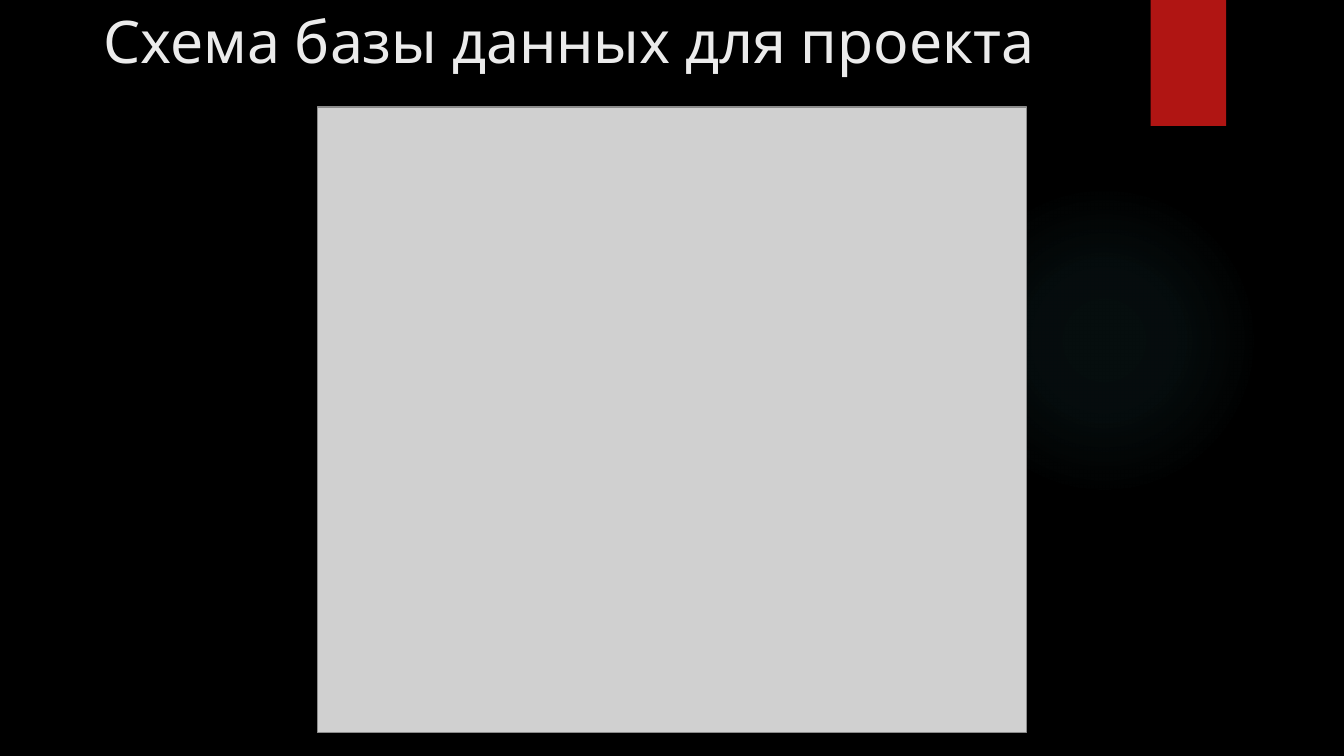
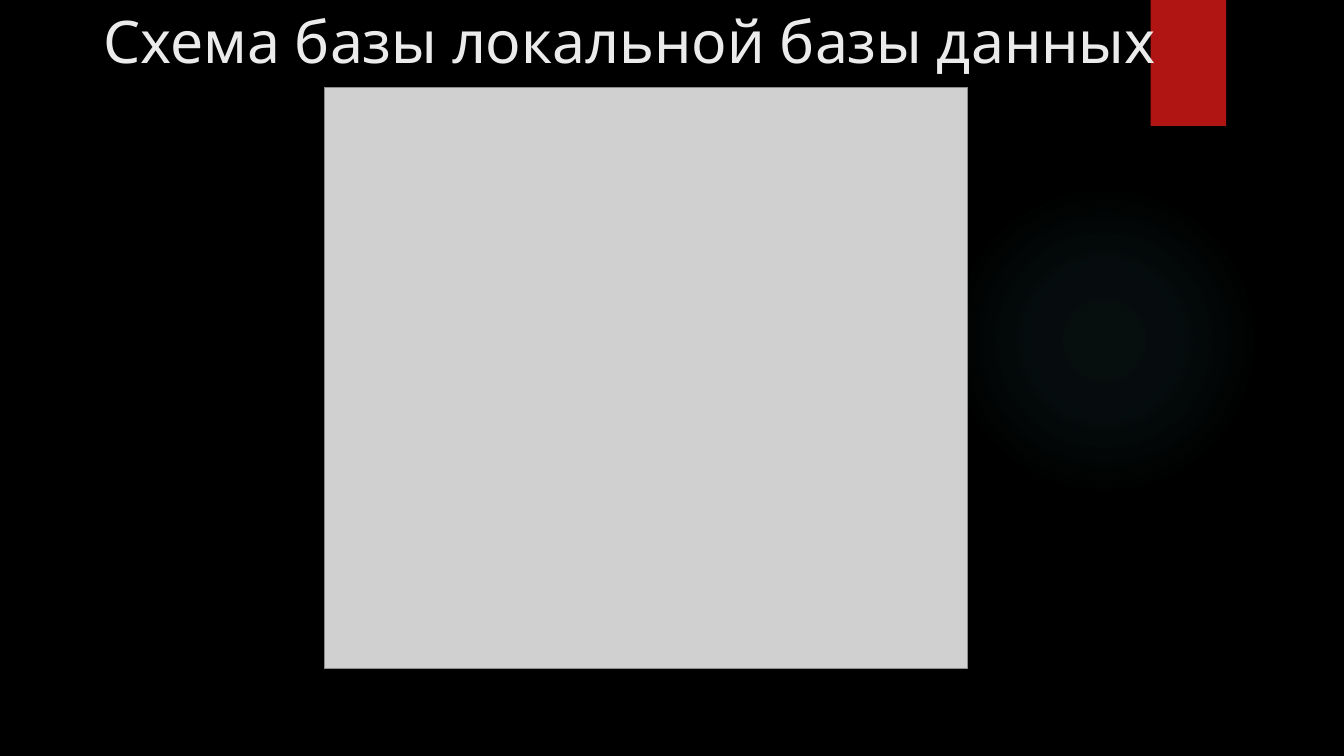
Before and after one commit to GENDOSMAL/Diplom, a slide deck: slide 10 of Documentation/Презентация к защите.pptx. Drawn at 1344x756 pixels with LibreOffice and Linux fonts; fonts in the diff are those of the drawing; grey boxes stand for pictures; background and template pictures are left out. Boxes give left, top, right and bottom in pixels: in the first picture for what was removed or moved away, otherwise in the second. Text is boxed around its words. In the diff, an @@ line names an element or a change of style, - is before the commit and + after.

```diff
--- a/Documentation/Презентация к защите.pptx
+++ b/Documentation/Презентация к защите.pptx
@@ title at <box>103,9,1156,79</box>: text changed @@
-Схема базы данных для проекта
+Схема базы локальной базы данных
@@ picture: place and size @@
-picture at <box>318,107,1026,733</box>
+picture at <box>325,88,968,668</box>
```
Also in this commit, not shown: 8 other slides changed, 2 slides added, 4 slides removed, 7 other files.
